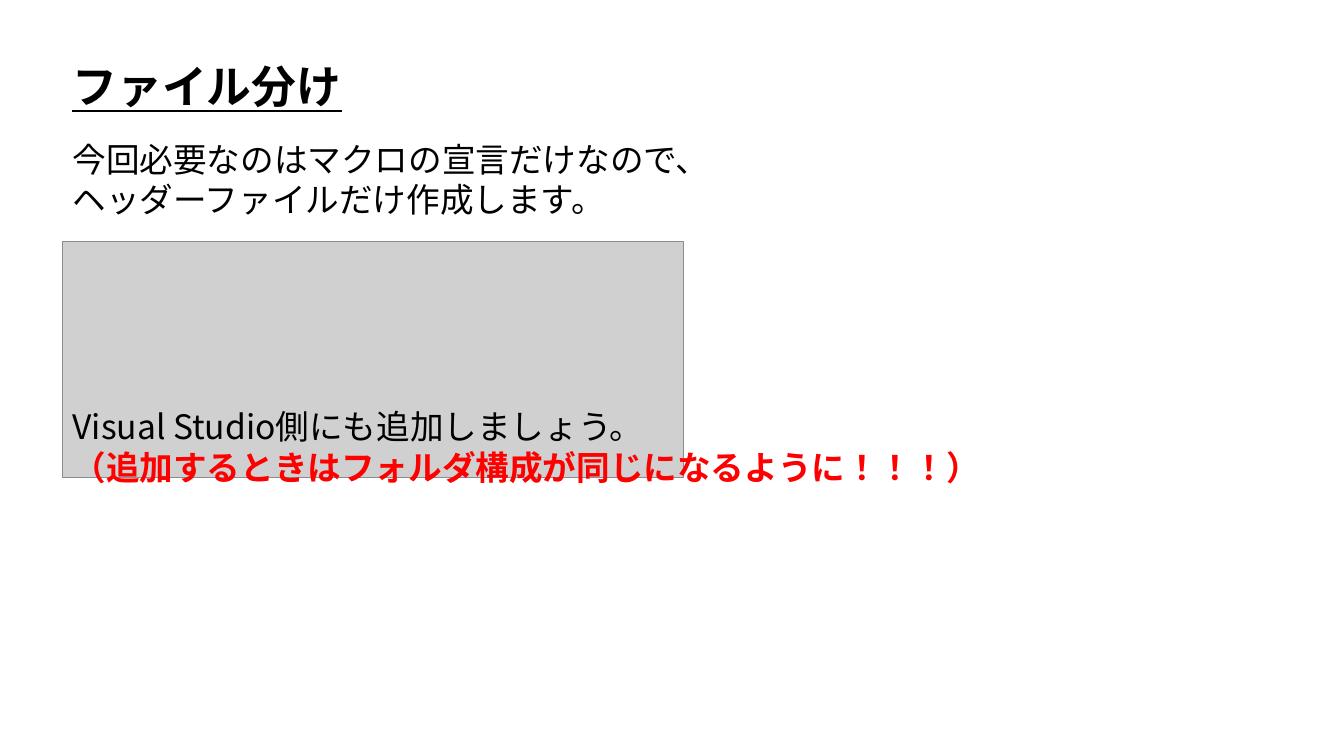
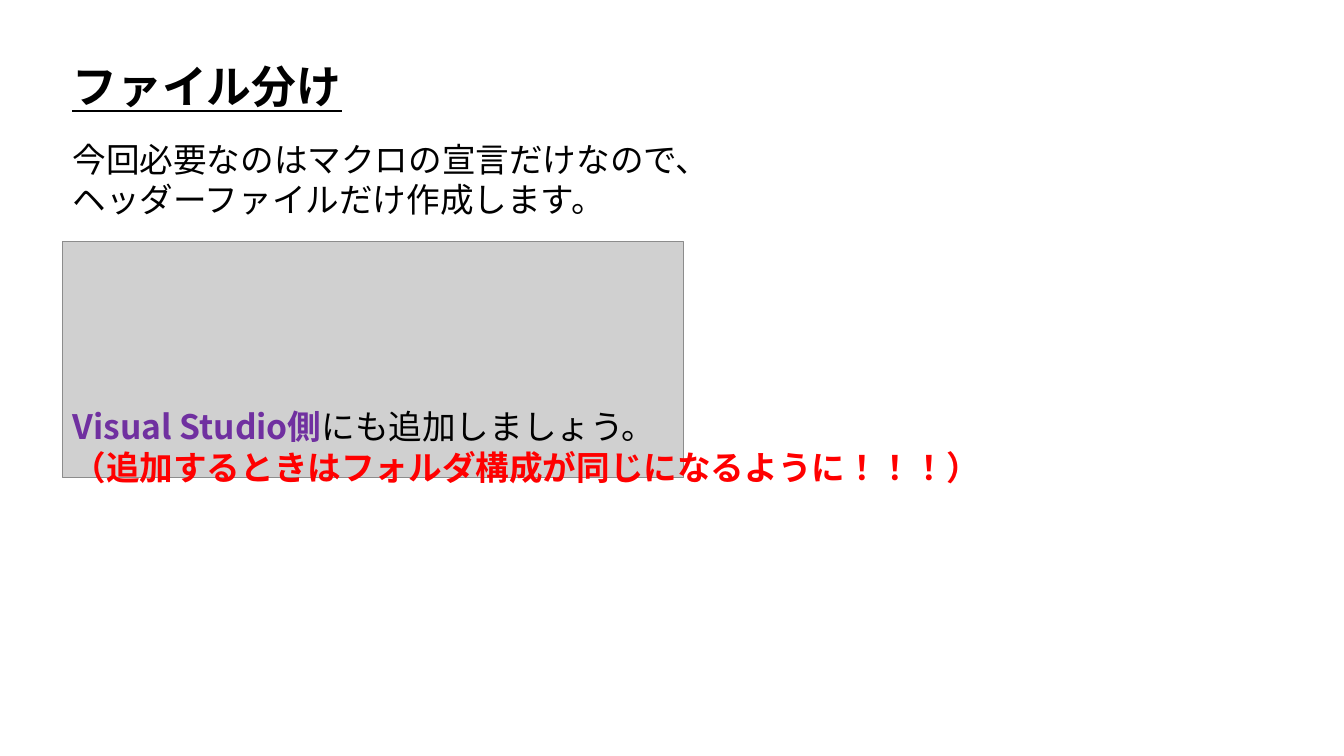
Before and after one commit to ArakiYusuke-Ohara/Textbook, a slide deck: slide 10 of ゲーム科1年/00_前期/ゲームプログラミングⅠ/08_ファイル分け.pptx. Drawn at 1344x756 pixels with LibreOffice and Linux fonts; fonts in the diff are those of the drawing; grey boxes stand for pictures. Boxes give left, top, right and bottom in pixels: in the first picture for what was removed or moved away, otherwise in the second. Text is boxed around its words. In the diff, an @@ line names an element or a change of style, - is before the commit and + after.

```diff
--- a/ゲーム科1年/00_前期/ゲームプログラミングⅠ/08_ファイル分け.pptx
+++ b/ゲーム科1年/00_前期/ゲームプログラミングⅠ/08_ファイル分け.pptx
@@ text at bbox=[72, 410, 656, 442]: text colour #000000 to #7030A0, bold on in "Visual Studio側にも追加しましょう。" @@
```
Also in this commit, not shown: 6 other slides changed, 7 other files.
